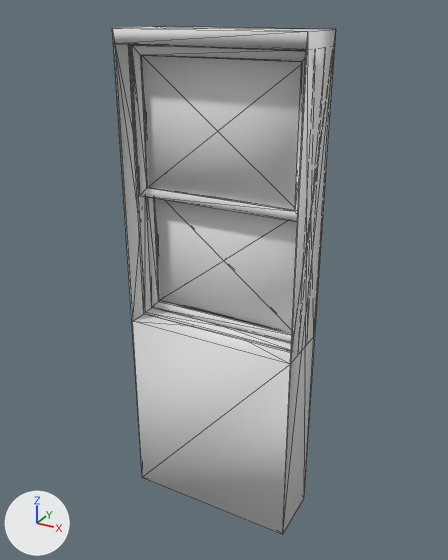
The OBJ model trunk/SweetHome3D/src/com/eteks/sweethome3d/io/resources/doubleHungWindow80x122.obj: old version first, new version second.
Before and after are seen from a 50 mm lens placed at (1.23, -2.21, 2.29), pointed at (0.0, 0.02, 1.17). Lighting does not change. The marker at lower left points along +X, +Y and +Z. Mesh edges are drawn as thin lines. Where no turn or scale is listed for an object, it has been applied to the vertices. Vertices at the same position are counted once.

Before the edit, the objects in view are built like this:
```python
me_doublehungwindow80x122 = bpy.data.meshes.new('doubleHungWindow80x122')
me_doublehungwindow80x122.from_pydata(...)  # 122 vertices, 244 faces; spans x -0.41..0.41, y -0.14..0.13, z 0.0..2.21
# faces by material slot: [48, 196]
me_doublehungwindow80x122.materials.append(mat_flltgrey)  # white #e7e7e7
me_doublehungwindow80x122.materials.append(mat_white)  # white #e7e7e7
ob_doublehungwindow80x122 = bpy.data.objects.new('doubleHungWindow80x122', me_doublehungwindow80x122)
ob_doublehungwindow80x122.location = (0.0, 0.0, 0.0)
```
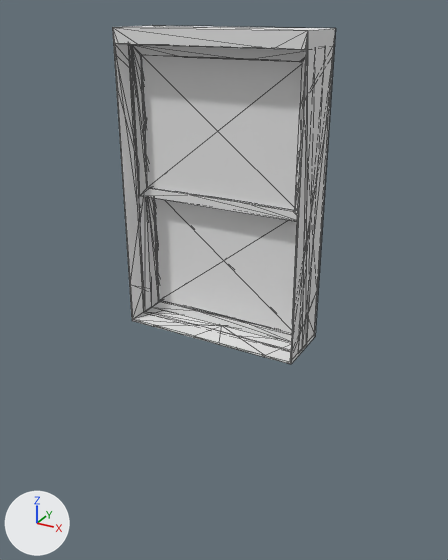
Location of each change, (x1, y1, x2, y2) in pixels of the pictures (448 x 560 px):
'doubleHungWindow80x122', reshaped (33% shorter)
    before: (113, 26, 335, 534)
    after: (112, 25, 336, 364)
part 1 of me_doublehungwindow80x122, built on
    before: (113, 26, 335, 534)
    after: (112, 25, 336, 364)

Patch to the scene script:
```diff
--- a/trunk/SweetHome3D/src/com/eteks/sweethome3d/io/resources/doubleHungWindow80x122.obj.py
+++ b/trunk/SweetHome3D/src/com/eteks/sweethome3d/io/resources/doubleHungWindow80x122.obj.py
@@ me_doublehungwindow80x122 @@
 # used by ob_doublehungwindow80x122; location = (0.0, 0.0, 0.0)
-me_doublehungwindow80x122.from_pydata(...)  # 122 vertices, 244 faces; spans x -0.41..0.41, y -0.14..0.13, z 0.0..2.21
+me_doublehungwindow80x122.from_pydata(...)  # 270 vertices, 540 faces; spans x -0.41..0.41, y -0.14..0.13, z 0.94..2.22
+# me_doublehungwindow80x122 part 1: 14 vertices removed from x -0.41..0.41, y -0.14..0.13, z 0.0..2.21; 162 vertices added at x -0.41..0.41, y -0.14..0.13, z 0.94..2.22
+# me_doublehungwindow80x122 part 2: the surface is now shaded flat
 me_doublehungwindow80x122.materials.append(mat_flltgrey)
```
